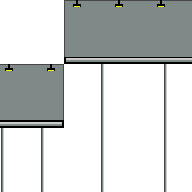
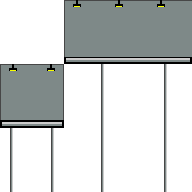
Layer changes from the first 192px x 192px image to the second:
painted on "Layer 6 copy" over [0, 58, 192, 192]
removed layer "Layer 0" over [0, 58, 192, 192]
hid "Layer 1" over [0, 58, 192, 192]
